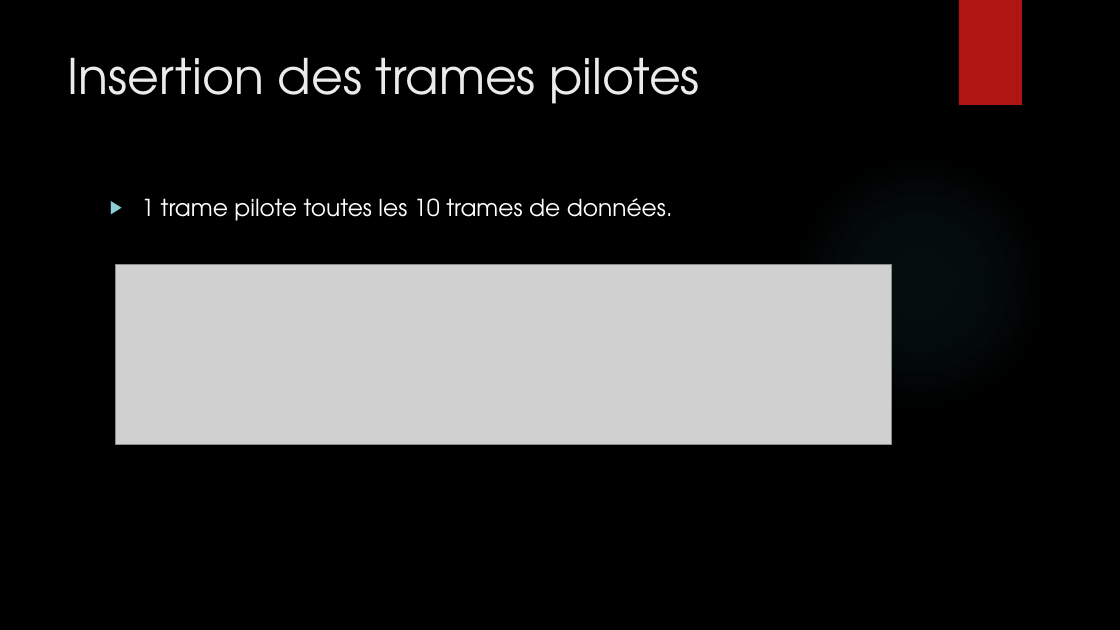
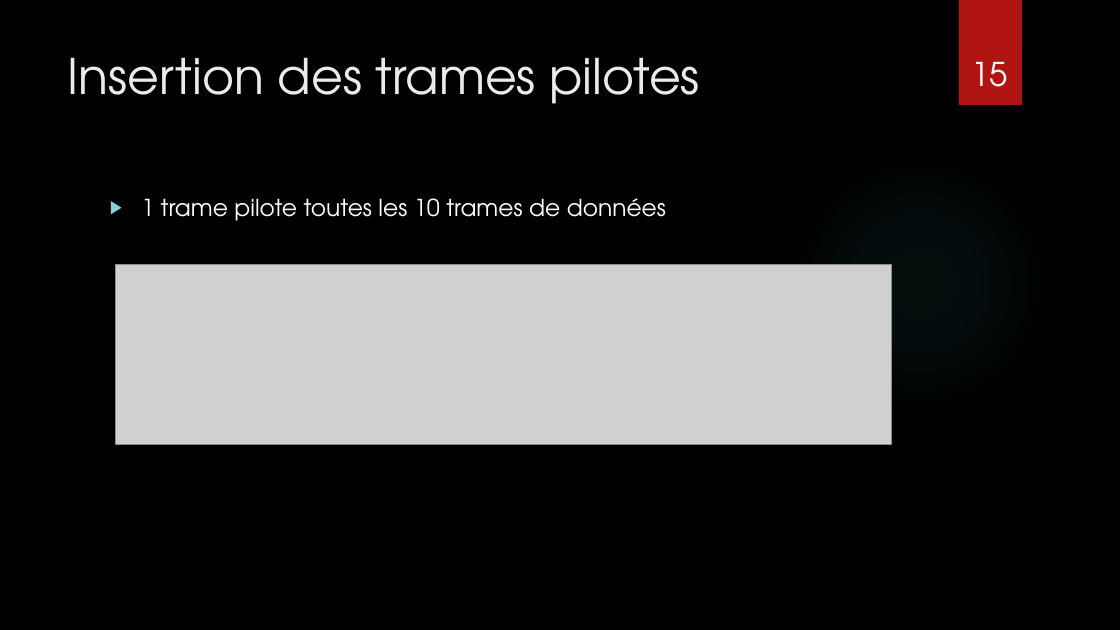
Before and after one commit to eponta/projet_th_S8, a slide deck: slide 15 of Présentation_final.pptx (slide 10 before the commit). Drawn at 1120x630 pixels with LibreOffice and Linux fonts; fonts in the diff are those of the drawing; grey boxes stand for pictures; background and template pictures are left out. Boxes give left, top, right and bottom in pixels: in the first picture for what was removed or moved away, otherwise in the second. Text is boxed around its words. In the diff, an @@ line names an element or a change of style, - is before the commit and + after.

```diff
--- a/Présentation_final.pptx
+++ b/Présentation_final.pptx
@@ page number added at (x1=971, y1=62, x2=1007, y2=87), 28 pt, text #FFFFFF @@
+15
@@ text at (x1=141, y1=198, x2=666, y2=221): text changed @@
-▶ 1 trame pilote toutes les 10 trames de données.
+▶ 1 trame pilote toutes les 10 trames de données
```
Also in this commit, not shown: 22 other slides changed, 15 slides added, 6 slides removed, 5 other files.
